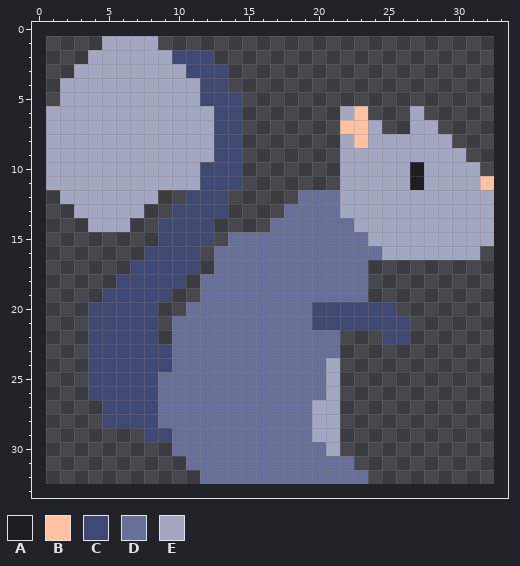
A pixel-art sprite gets an edit: assets/squirrel.png. The picture above was drawn from the file before the commit.
The file is 32x32 pixels. The old version is drawn lined up with the new one, on the new canvas.
Palette (. is transparent): A #1b1f21  B #ffc2a1  C #404973  D #686f99  E #a3a7c2
Pixels before, first column x 1:
 1 ....EEEE........................
 2 ...EEEEEECCC....................
 3 ..EEEEEEEECCC...................
 4 .EEEEEEEEEECC...................
 5 .EEEEEEEEEECCC..................
 6 EEEEEEEEEEEECC.......EB...E.....
 7 EEEEEEEEEEEECC.......BBE..EE....
 8 EEEEEEEEEEEECC.......EBEEEEEE...
 9 EEEEEEEEEEEECC.......EEEEEEEEE..
10 EEEEEEEEEEECCC.......EEEEEAEEEE.
11 EEEEEEEEEEECCC.......EEEEEAEEEEB
12 .EEEEEEE..CCC.....DDDEEEEEEEEEEE
13 ..EEEEE..CCCC....DDDDEEEEEEEEEEE
14 ...EEE..CCCC....DDDDDDEEEEEEEEEE
15 ........CCCC.DDDDDDDDDDEEEEEEEEE
16 .......CCCC.DDDDDDDDDDDDEEEEEEE.
17 ......CCCCC.DDDDDDDDDDD.........
18 .....CCCCC.DDDDDDDDDDDD.........
19 ....CCCCC..DDDDDDDDDDDD.........
20 ...CCCCC..DDDDDDDDDCCCCCC.......
21 ...CCCCC.DDDDDDDDDDCCCCCCC......
22 ...CCCCC.DDDDDDDDDDDD...CC......
23 ...CCCCCCDDDDDDDDDDDD...........
24 ...CCCCCCDDDDDDDDDDDE...........
25 ...CCCCCDDDDDDDDDDDDE...........
26 ...CCCCCDDDDDDDDDDDDE...........
27 ....CCCCDDDDDDDDDDDEE...........
28 ....CCCCDDDDDDDDDDDEE...........
29 .......CCDDDDDDDDDDEE...........
30 .........DDDDDDDDDDDE...........
31 ..........DDDDDDDDDDDD..........
32 ...........DDDDDDDDDDDD.........
New version:
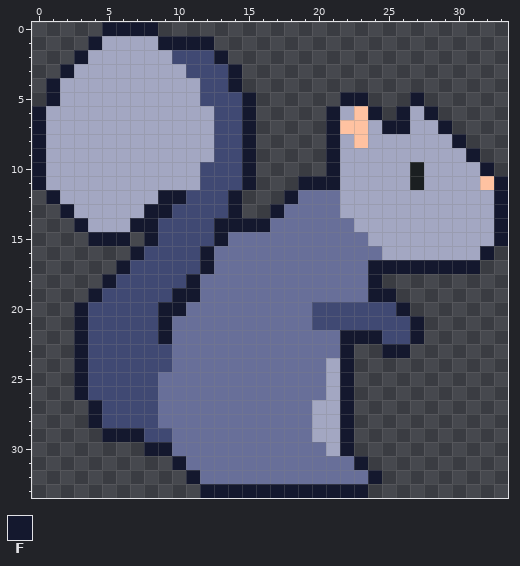
Colours new in this view: F #14182e
Changes in this commit:
canvas 32x32 -> 34x34, the old top-left corner now at 1,1
y 0: x 5..8 .... -> FFFF
y 1: x 4 . -> F; x 9..12 .... -> FFFF
y 2: x 3 . -> F; x 13 . -> F
y 3: x 2 . -> F; x 14 . -> F
y 4: x 1 . -> F; x 14 . -> F
y 5: x 1 . -> F; x 15 . -> F; x 22..23 .. -> FF; x 27 . -> F
y 6: x 0 . -> F; x 15 . -> F; x 21 . -> F; x 24 . -> F; x 26 . -> F; x 28 . -> F
y 7: x 0 . -> F; x 15 . -> F; x 21 . -> F; x 25..26 .. -> FF; x 29 . -> F
y 8: x 0 . -> F; x 15 . -> F; x 21 . -> F; x 30 . -> F
y 9: x 0 . -> F; x 15 . -> F; x 21 . -> F; x 31 . -> F
y 10: x 0 . -> F; x 15 . -> F; x 21 . -> F; x 32 . -> F
y 11: x 0 . -> F; x 15 . -> F; x 19..21 ... -> FFF; x 33 . -> F
y 12: x 1 . -> F; x 9..10 .. -> FF; x 14 . -> F; x 18 . -> F; x 33 . -> F
y 13: x 2 . -> F; x 8..9 .. -> FF; x 14 . -> F; x 17 . -> F; x 33 . -> F
y 14: x 3 . -> F; x 7..8 .. -> FF; x 13..16 .... -> FFFF; x 33 . -> F
y 15: x 4..6 ... -> FFF; x 8 . -> F; x 13 . -> F; x 33 . -> F
y 16: x 7 . -> F; x 12 . -> F; x 32 . -> F
y 17: x 6 . -> F; x 12 . -> F; x 24..31 ........ -> FFFFFFFF
y 18: x 5 . -> F; x 11 . -> F; x 24 . -> F
y 19: x 4 . -> F; x 10..11 .. -> FF; x 24..25 .. -> FF
y 20: x 3 . -> F; x 9..10 .. -> FF; x 26 . -> F
y 21: x 3 . -> F; x 9 . -> F; x 27 . -> F
y 22: x 3 . -> F; x 9 . -> F; x 22..24 ... -> FFF; x 27 . -> F
y 23: x 3 . -> F; x 22 . -> F; x 25..26 .. -> FF
y 24..26: x 3 . -> F; x 22 . -> F
y 27..28: x 4 . -> F; x 22 . -> F
y 29: x 5..7 ... -> FFF; x 22 . -> F
y 30: x 8..9 .. -> FF; x 22 . -> F
y 31: x 10 . -> F; x 23 . -> F
y 32: x 11 . -> F; x 24 . -> F
y 33: x 12..23 ............ -> FFFFFFFFFFFF
Changed places in both pictures, as pixel boxes (x1, y1, x2, y2):
added: (32, 22, 508, 498)
